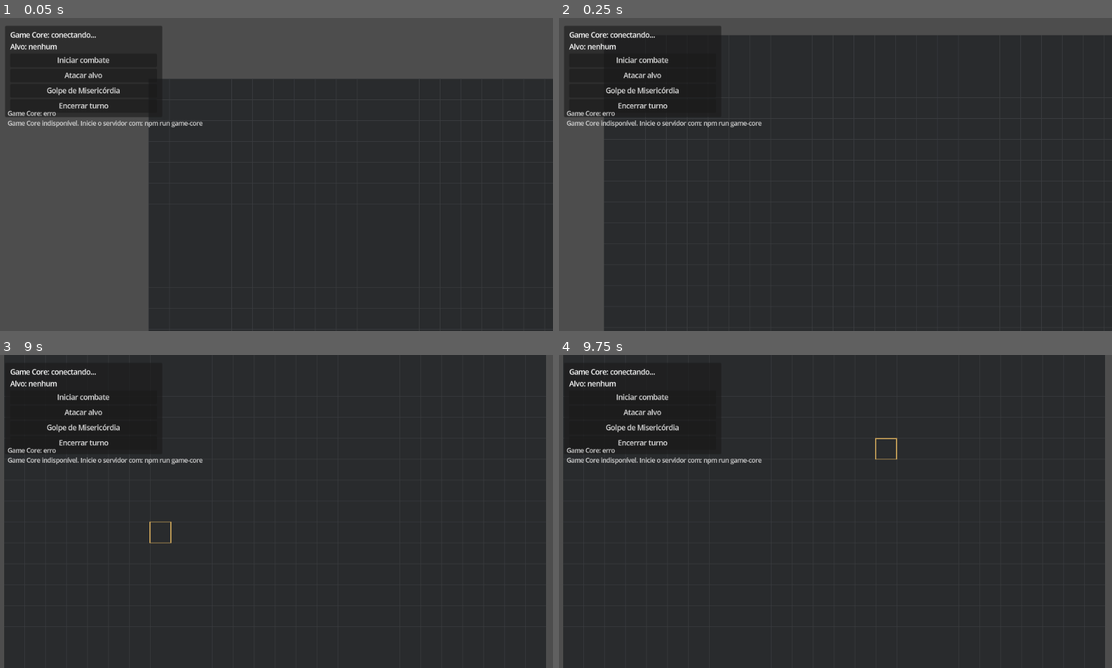
Above: before the commit, frames 1-4 (two rows, left to right).
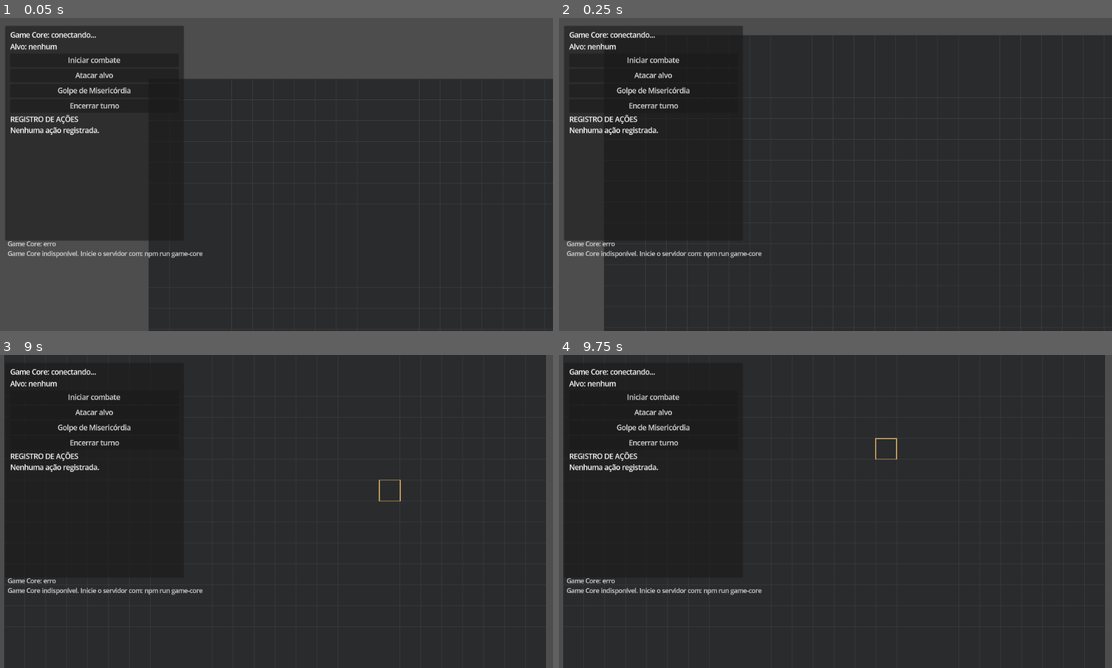
Above: after the commit, the same moments.

Repository: wchichura-maker/dnd
Game: Godot game, scene res://scenes/Main.tscn
Same seed, same stepped clock (60 frames per second), same inputs: the game is played once before the commit and once after it.
Inputs (mouse positions are in pixels of both pictures, inside the frame that each line leads up to):
- Up to frame 1 (0.05 s): no input
- Up to frame 2 (0.25 s): no input
- Up to frame 3 (9 s): click "Iniciar combate" at 0.5 s; click "Iniciar combate" at 1.25 s; click "Atacar alvo" at 2 s; click "Golpe de Misericórdia" at 2.75 s; click "Atacar alvo" at 3.5 s; click "Golpe de Misericórdia" at 4.25 s; click "Iniciar combate" at 5 s; click "Atacar alvo" at 5.75 s; click "Golpe de Misericórdia" at 6.5 s; click "Encerrar turno" at 7.25 s; move the mouse to (398, 495) at 8.02 s; click (398, 495) at 8.17 s; move the mouse to (165, 527) at 8.77 s; click (165, 527) at 8.92 s
- Up to frame 4 (9.75 s): move the mouse to (890, 442) at 9.52 s; click (890, 442) at 9.67 s

The runs differ from the first frame. In frame 1, 12% of the frame differs, in the area x 1-37%, y 2-77%; in frame 2, 4.4%; in frame 3, 1.9%; in frame 4, 1.8%.

Commit message:
godot: add action log panel

Diff:
--- a/godot/scenes/Main.tscn
+++ b/godot/scenes/Main.tscn
@@ -31,8 +31,8 @@
 [node name="Panel" type="PanelContainer" parent="CombatHUD"]
 offset_left = 18.0
 offset_top = 18.0
-offset_right = 380.0
-offset_bottom = 220.0
+offset_right = 430.0
+offset_bottom = 500.0
 
 [node name="Margin" type="MarginContainer" parent="CombatHUD/Panel"]
 theme_override_constants/margin_left = 12
@@ -60,11 +60,16 @@
 [node name="EndTurn" type="Button" parent="CombatHUD/Panel/Margin/VBox"]
 text = "Encerrar turno"
 
+[node name="ActionLog" type="Label" parent="CombatHUD/Panel/Margin/VBox"]
+custom_minimum_size = Vector2(0, 280)
+autowrap_mode = 2
+text = "REGISTRO DE AÇÕES\nNenhuma ação registrada."
+
 [node name="DebugOverlay" type="CanvasLayer" parent="."]
 
 [node name="Label" type="Label" parent="DebugOverlay"]
 offset_left = 24.0
-offset_top = 210.0
+offset_top = 510.0
 theme_override_colors/font_color = Color(0.85, 0.85, 0.85, 1)
 theme_override_font_sizes/font_size = 14
 text = "Clique esquerdo: mover\nClique direito: selecionar alvo\nESC: sair"
